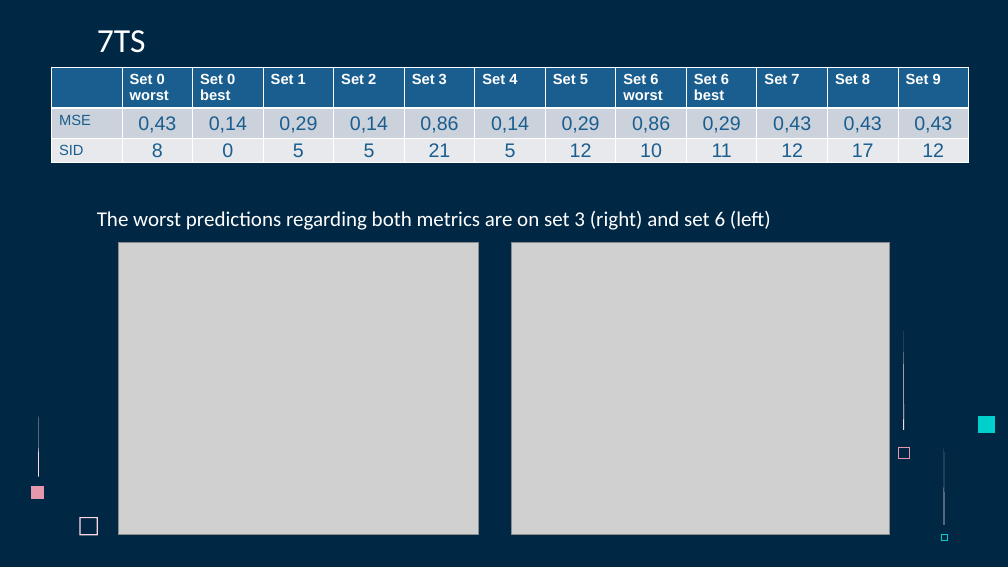
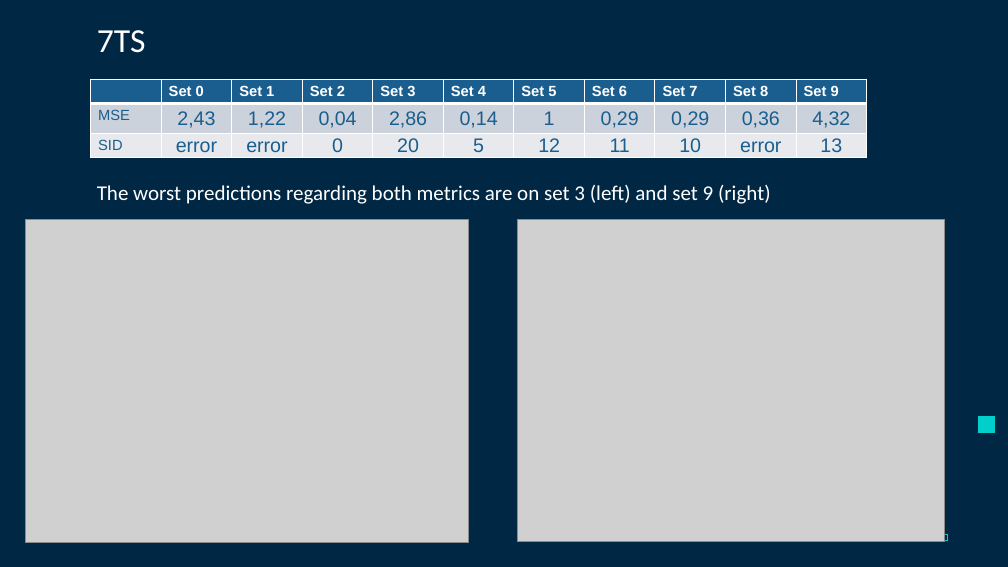
Before and after one commit to Flopp88/Causal-Analysis-of-Time-Series, a slide deck: slide 15 of Présentations/Présentation6.pptx (slide 25 before the commit). Drawn at 1008x567 pixels with LibreOffice and Linux fonts; fonts in the diff are those of the drawing; grey boxes stand for pictures. Boxes give left, top, right and bottom in pixels: in the first picture for what was removed or moved away, otherwise in the second. Text is boxed around its words. In the diff, an @@ line names an element or a change of style, - is before the commit and + after.

```diff
--- a/Présentations/Présentation6.pptx
+++ b/Présentations/Présentation6.pptx
@@ table at (91,79,864,172) @@
-column 2: Set 0 / worst | 0,43 | 8
-column 3: Set 0 / best | 0,14 | 0
-column 4: Set 1 | 0,29 | 5
-column 5: Set 2 | 0,14 | 5
-column 6: Set 3 | 0,86 | 21
+column 2: Set 0 | 2,43 | error
+column 3: Set 1 | 1,22 | error
+column 4: Set 2 | 0,04 | 0
+column 5: Set 3 | 2,86 | 20
-column 8: Set 5 | 0,29 | 12
-column 9: Set 6 worst | 0,86 | 10
-column 10: Set 6 best | 0,29 | 11
-column 11: Set 7 | 0,43 | 12
-column 12: Set 8 | 0,43 | 17
-column 13: Set 9 | 0,43 | 12
+column 7: Set 5 | 1 | 12
+column 8: Set 6 | 0,29 | 11
+column 9: Set 7 | 0,29 | 10
+column 10: Set 8 | 0,36 | error
+column 11: Set 9 | 4,32 | 13
@@ table: place and size @@
-table at (51,67,966,184)
+table at (91,79,864,172)
@@ text at (97,185,771,204): text changed @@
-The worst predictions regarding both metrics are on set 3 (right) and set 6 (left)
+The worst predictions regarding both metrics are on set 3 (left) and set 9 (right)
@@ picture: place and size @@
-picture at (119,243,479,535)
+picture at (26,220,468,543)
@@ picture: place and size @@
-picture at (511,243,889,535)
+picture at (518,220,945,542)
@@ freeform shape removed at (904,331,904,430) @@
@@ freeform shape removed at (38,416,39,477) @@
@@ freeform shape removed at (898,447,909,457) @@
@@ freeform shape removed at (31,486,45,500) @@
@@ freeform shape removed at (79,517,98,535) @@
@@ freeform shape removed at (175,518,192,535) @@
```
Also in this commit, not shown: 18 other slides changed, 2 slides added, 3 slides removed, 4 other files.
